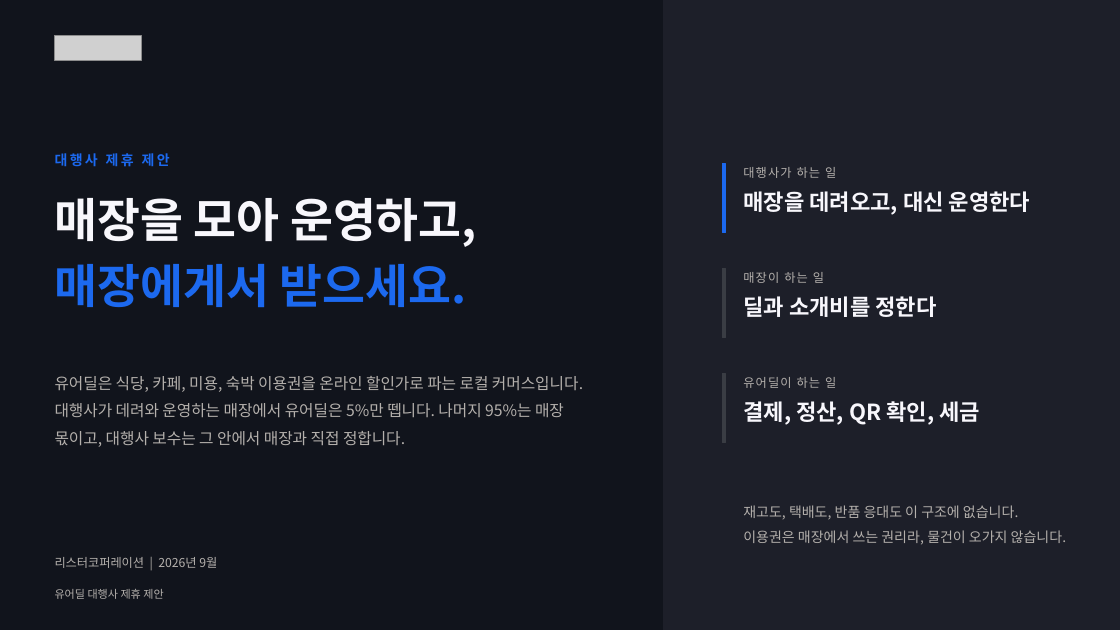
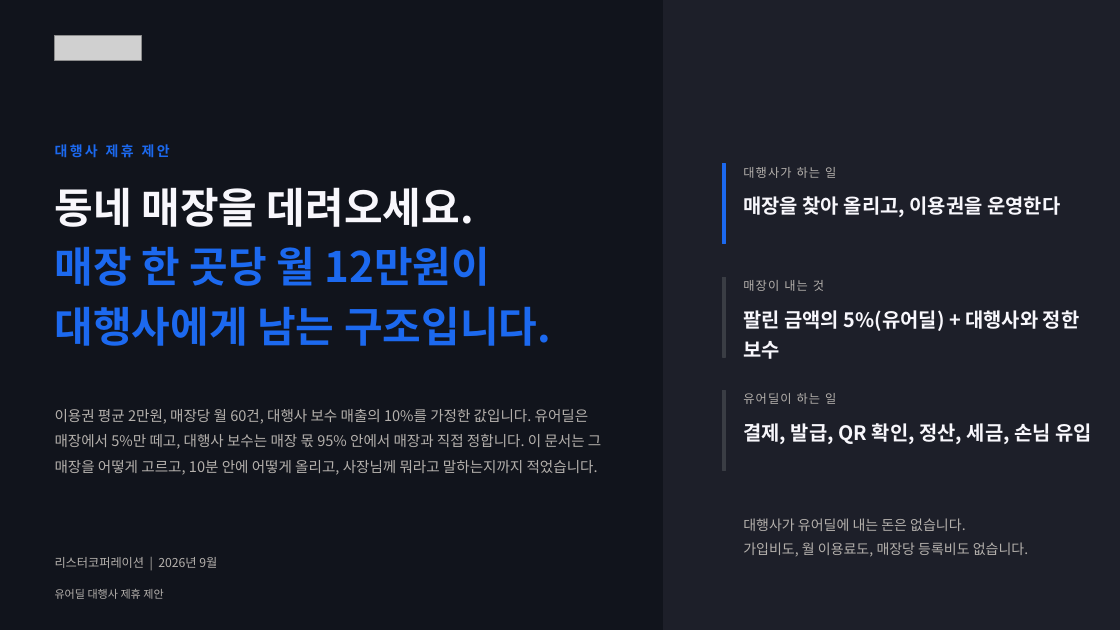
Before and after one commit to tobe2111/ur-live, a slide deck: slide 1 of docs/business/proposals/urdeal-agency-proposal.pptx. Drawn at 1120x630 pixels with LibreOffice and Linux fonts; fonts in the diff are those of the drawing; grey boxes stand for pictures. Boxes give left, top, right and bottom in pixels: in the first picture for what was removed or moved away, otherwise in the second. Text is boxed around its words. In the diff, an @@ line names an element or a change of style, - is before the commit and + after.

```diff
--- a/docs/business/proposals/urdeal-agency-proposal.pptx
+++ b/docs/business/proposals/urdeal-agency-proposal.pptx
@@ text "대행사 제휴 제안": place and size @@
-text "대행사 제휴 제안" at box(55, 153, 170, 167)
+text "대행사 제휴 제안" at box(55, 144, 170, 158)
@@ rectangle: place and size @@
-rectangle at box(723, 164, 726, 233)
+rectangle at box(723, 164, 726, 244)
@@ text at box(55, 187, 551, 346): text changed; size 40 to 36 pt; text colour #F8F7FC to #1C69EF @@
-매장을 모아 운영하고,
-매장에게서 받으세요.
+동네 매장을 데려오세요.
+매장 한 곳당 월 12만원이
+대행사에게 남는 구조입니다.
@@ text at box(743, 196, 1060, 217): text changed; size 19 to 17 pt @@
-매장을 데려오고, 대신 운영한다
+매장을 찾아 올리고, 이용권을 운영한다
@@ rectangle: place and size @@
-rectangle at box(723, 269, 726, 338)
+rectangle at box(723, 277, 726, 357)
@@ text at box(743, 280, 824, 291): text changed @@
-매장이 하는 일
+매장이 내는 것
@@ text at box(743, 310, 1080, 359): text changed; size 19 to 17 pt @@
-딜과 소개비를 정한다
+팔린 금액의 5%(유어딜) + 대행사와 정한 보수
@@ text "유어딜이 하는 일": place and size @@
-text "유어딜이 하는 일" at box(743, 377, 836, 388)
+text "유어딜이 하는 일" at box(743, 393, 836, 404)
@@ text at box(55, 409, 601, 475): text changed; size 13.5 to 12.5 pt @@
-유어딜은 식당, 카페, 미용, 숙박 이용권을 온라인 할인가로 파는 로컬 커머스입니다.
-대행사가 데려와 운영하는 매장에서 유어딜은 5%만 뗍니다. 나머지 95%는 매장 몫이고, 대행사 보수는 그 안에서 매장과 직접 정합니다.
+이용권 평균 2만원, 매장당 월 60건, 대행사 보수 매출의 10%를 가정한 값입니다. 유어딜은 매장에서 5%만 떼고, 대행사 보수는 매장 몫 95% 안에서 매장과 직접 정합니다. 이 문서는 그 매장을 어떻게 고르고, 10분 안에 어떻게 올리고, 사장님께 뭐라고 말하는지까지 적었습니다.
@@ rectangle: place and size @@
-rectangle at box(723, 374, 726, 443)
+rectangle at box(723, 391, 726, 471)
@@ text at box(743, 423, 1093, 444): text changed; size 19 to 17 pt @@
-결제, 정산, QR 확인, 세금
+결제, 발급, QR 확인, 정산, 세금, 손님 유입
@@ text at box(743, 518, 1029, 557): text changed @@
-재고도, 택배도, 반품 응대도 이 구조에 없습니다.
-이용권은 매장에서 쓰는 권리라, 물건이 오가지 않습니다.
+대행사가 유어딜에 내는 돈은 없습니다.
+가입비도, 월 이용료도, 매장당 등록비도 없습니다.
```
Also in this commit, not shown: 8 other slides changed, 7 slides added, 5 slides removed, 3 other files.
